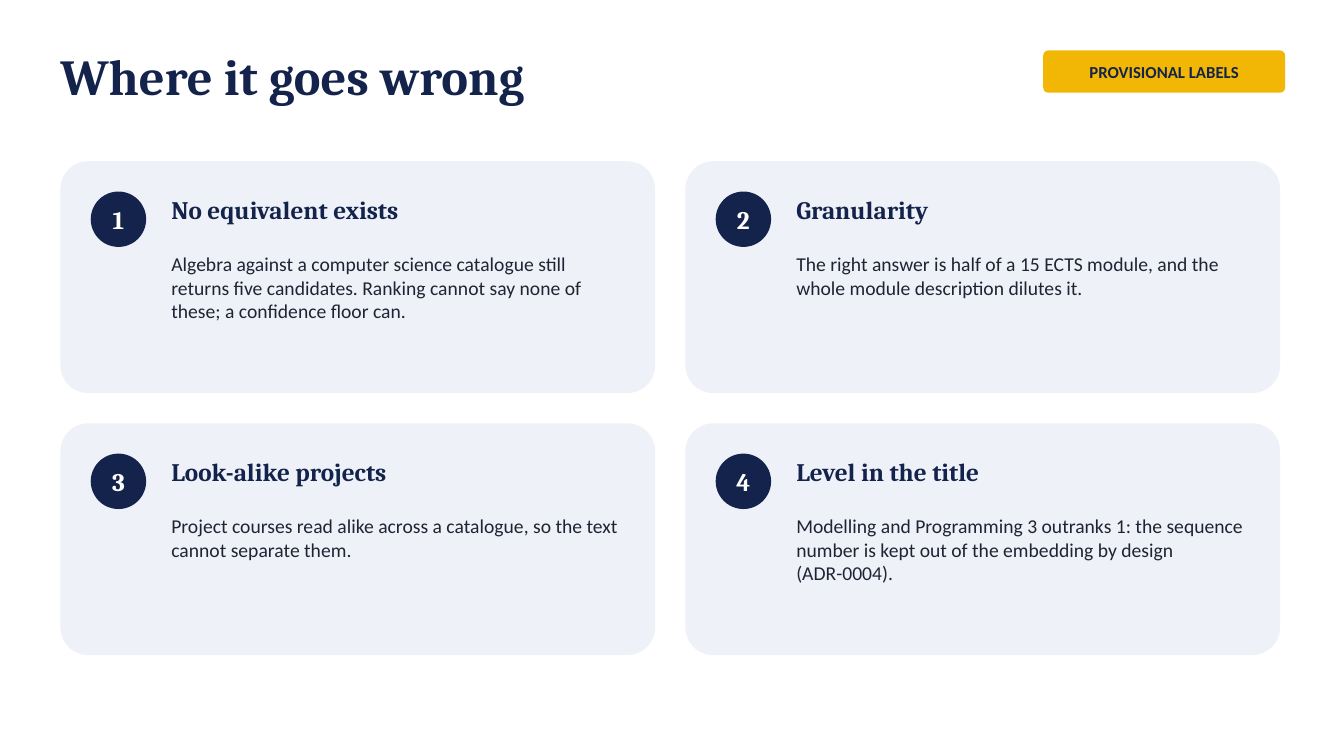
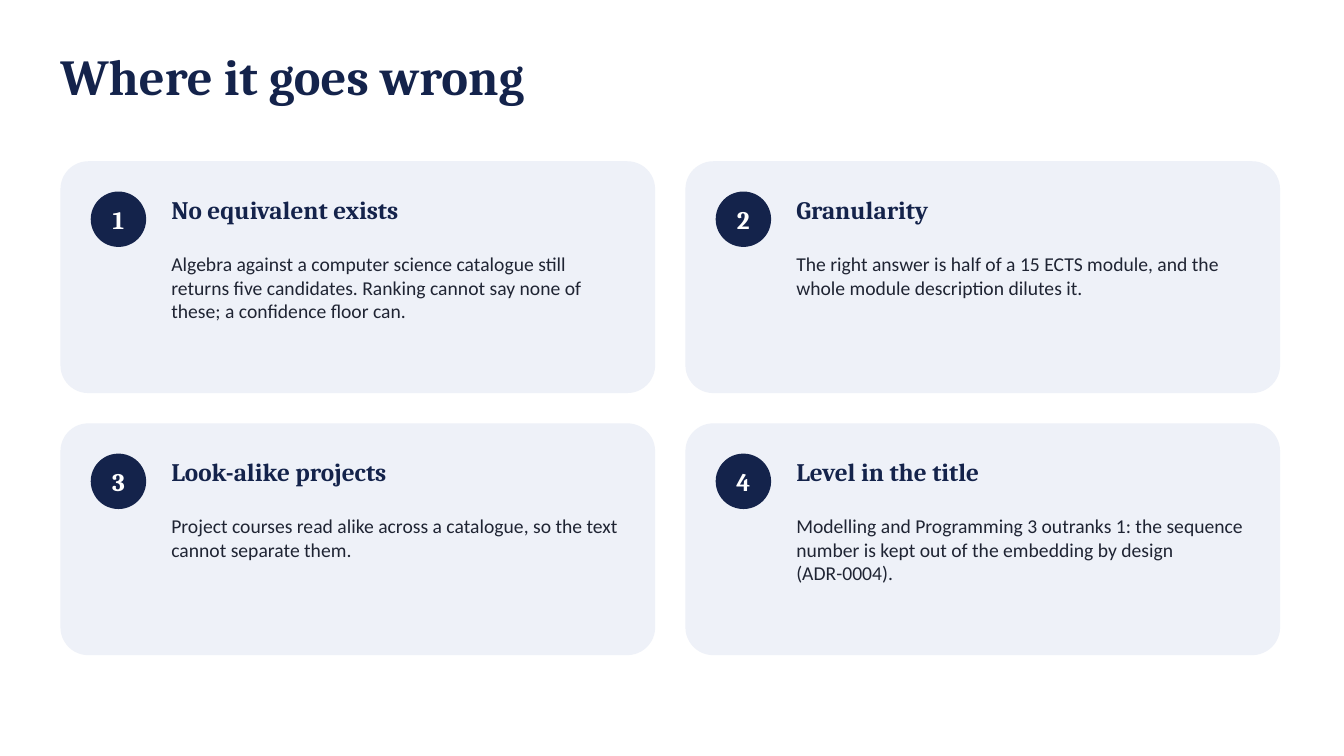
Before and after one commit to aleksandarhorvat/ErasmusGPT, a slide deck: slide 10 of docs/slides/erasmusgpt-defence.pptx. Drawn at 1344x756 pixels with LibreOffice and Linux fonts; fonts in the diff are those of the drawing. Boxes give left, top, right and bottom in pixels: in the first picture for what was removed or moved away, otherwise in the second. Text is boxed around its words. In the diff, an @@ line names an element or a change of style, - is before the commit and + after.

```diff
--- a/docs/slides/erasmusgpt-defence.pptx
+++ b/docs/slides/erasmusgpt-defence.pptx
@@ rounded rectangle removed at <box>1044,50,1286,93</box> @@
-PROVISIONAL LABELS
```
Also in this commit, not shown: 6 other slides changed, 22 other files.
